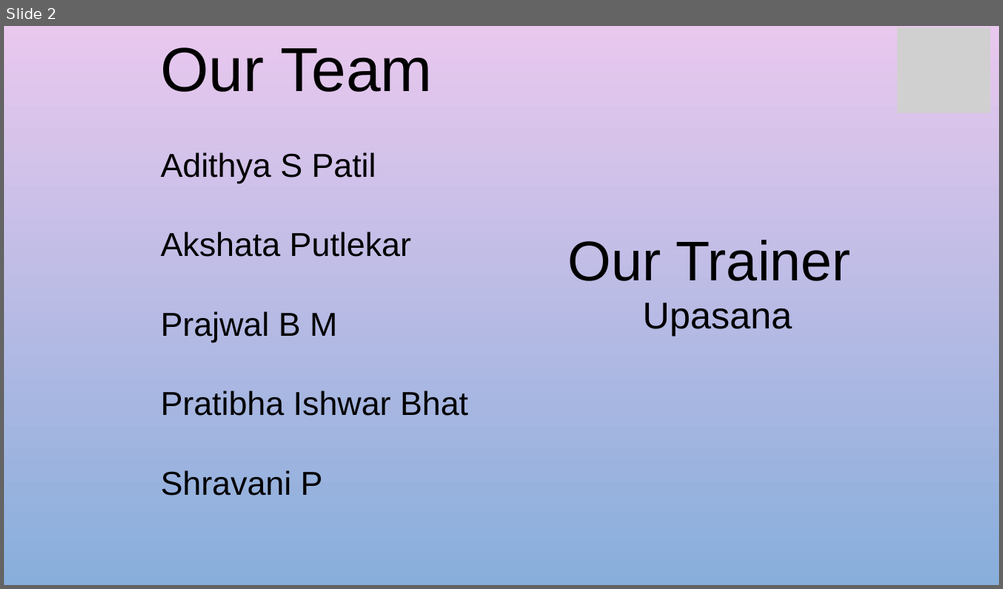
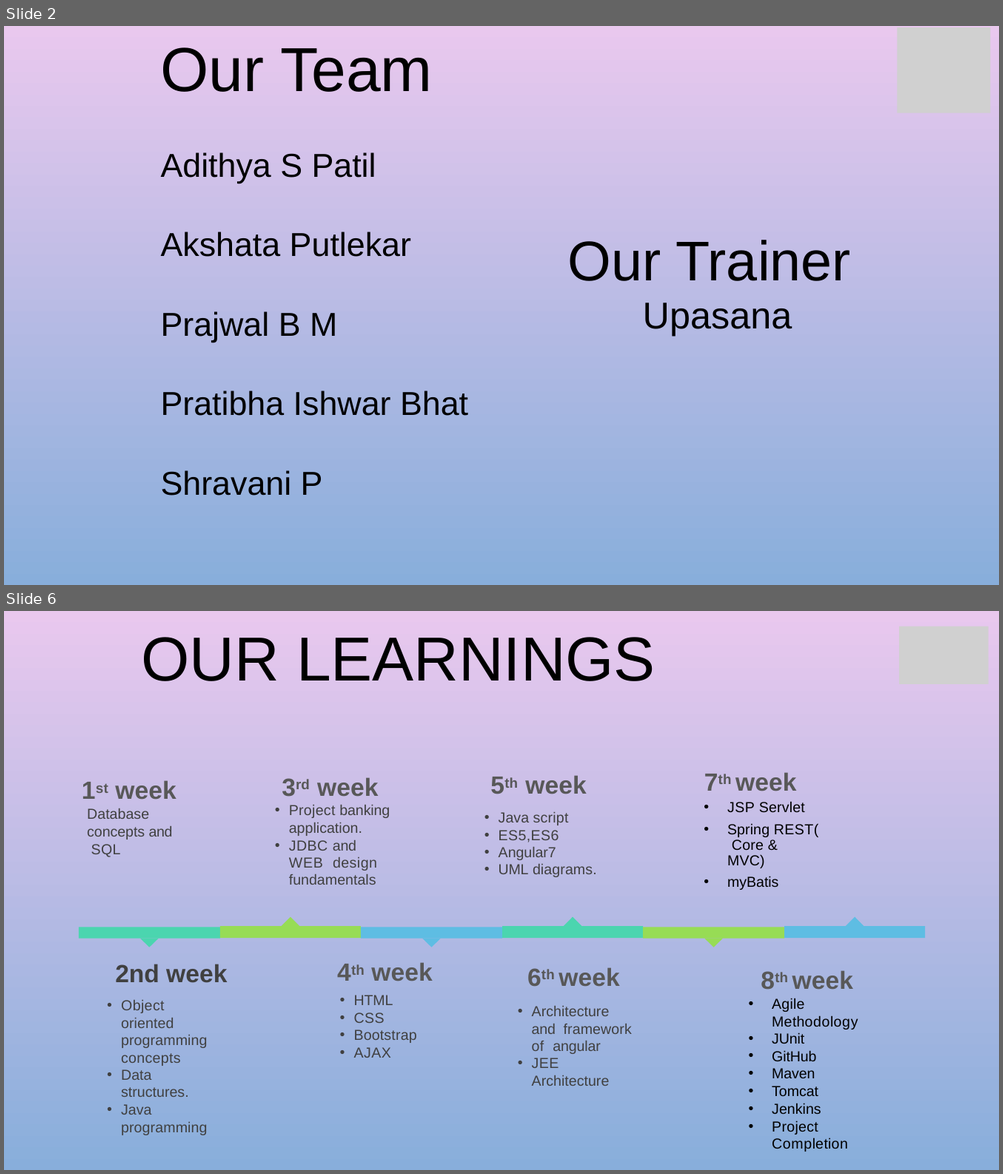
Before and after one commit to aspatil12/Final, a slide deck: BankFinal.pptx. Shown one above the other, each under a label of ours: slide 2 before the commit, slides 2 and 6 after it; the slides between them are not shown. The pictures are 1003x589 and 1003x1174 pixels, drawn with LibreOffice and Linux fonts; fonts in the diff are those of the drawing; grey boxes stand for pictures; background and template pictures are left out. Boxes give left, top, right and bottom in pixels: in the first picture for what was removed or moved away, otherwise in the second. Text is boxed around its words. In the diff, an @@ line names an element or a change of style, - is before the commit and + after.

```diff
--- a/BankFinal.pptx
+++ b/BankFinal.pptx
@@ slide 6 added at (4, 611, 999, 1170), background picture (left out) @@
@@ picture added at (899, 627, 988, 685) @@
@@ title added at (141, 637, 655, 681), 60 pt, text #000000 @@
+OUR LEARNINGS
@@ text added at (87, 780, 176, 857), 14 pt, text #404040 @@
+1st week
+Database concepts and SQL
@@ text added at (289, 777, 390, 885), 14 pt, text #404040 @@
+3rd week
+• Project banking
+application.
+• JDBC and WEB design
+fundamentals
@@ text added at (498, 775, 597, 877), 14 pt, text #404040 @@
+5th week
+• Java script
+• ES5,ES6
+• Angular7
+• UML diagrams.
@@ text added at (735, 772, 796, 792), 24 pt, text #585858, bold @@
+7th week
@@ text added at (727, 801, 819, 890), 14 pt, text #000000 @@
+• JSP Servlet
+• Spring REST( Core & MVC)
+• myBatis
@@ freeform shape added at (220, 917, 361, 938), fill #97DC55 @@
@@ freeform shape added at (503, 917, 643, 938), fill #4BD5AF @@
@@ freeform shape added at (785, 917, 925, 938), fill #5EBDE3 @@
@@ freeform shape added at (79, 927, 220, 948), fill #4BD5AF @@
@@ freeform shape added at (361, 927, 503, 948), fill #5EBDE3 @@
@@ freeform shape added at (643, 927, 785, 948), fill #97DC55 @@
@@ text added at (115, 964, 227, 1136), 14 pt, text #404040 @@
+2nd week
+• Object oriented programming concepts
+• Data structures.
+• Java programming
@@ text added at (354, 963, 432, 1058), 14 pt, text #404040 @@
+4th week
+• HTML
+• CSS
+• Bootstrap
+• AJAX
@@ text added at (532, 968, 632, 1086), 14 pt, text #404040 @@
+6th week
+• Architecture and framework of angular
+• JEE Architecture
@@ text added at (792, 971, 853, 990), 24 pt, text #585858, bold @@
+8th week
@@ text added at (771, 998, 857, 1152), 14 pt, text #000000 @@
+• Agile
+Methodology
+• JUnit
+• GitHub
+• Maven
+• Tomcat
+• Jenkins
+• Project Completion
```
Also in this commit, not shown: 1 slide changed, 2 other slides added.
